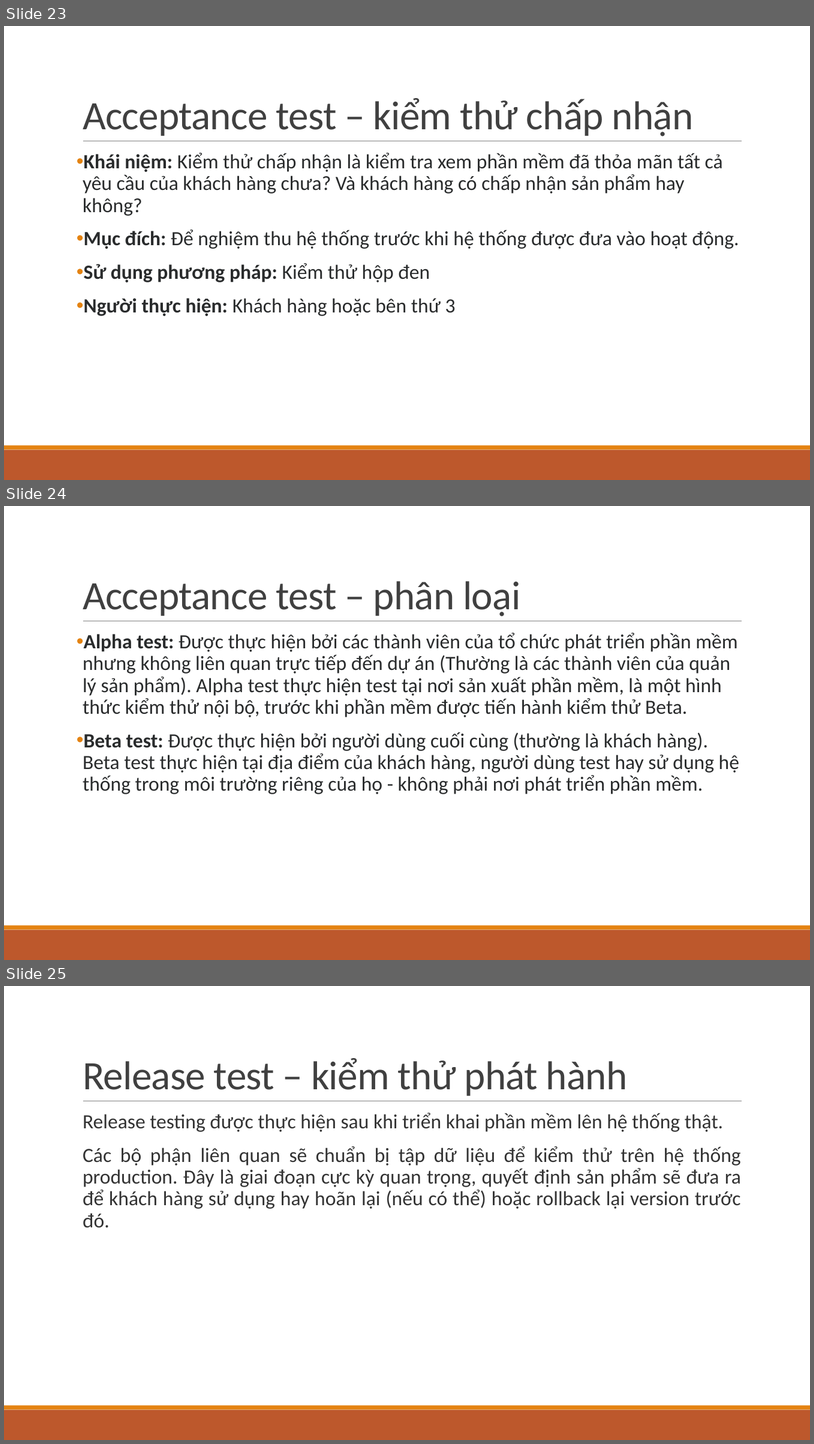
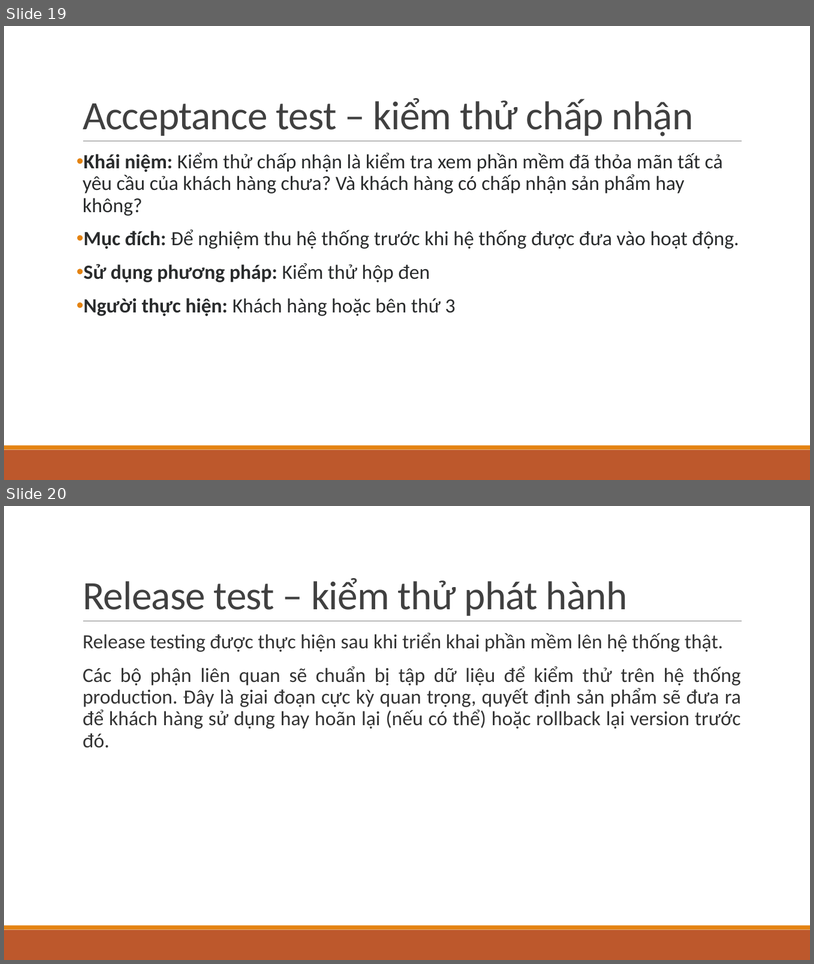
Before and after one commit to LongPML/CS112.L21.KHCL, a slide deck: Project_Unit_Test/Program_Testing.pptx. Shown one above the other, each under a label of ours: slides 23, 24 and 25 before the commit, slides 19 and 20 after it. The pictures are 814x1444 and 814x964 pixels, drawn with LibreOffice and Linux fonts; fonts in the diff are those of the drawing. Boxes give left, top, right and bottom in pixels: in the first picture for what was removed or moved away, otherwise in the second. Text is boxed around its words. In the diff, an @@ line names an element or a change of style, - is before the commit and + after.

```diff
--- a/Project_Unit_Test/Program_Testing.pptx
+++ b/Project_Unit_Test/Program_Testing.pptx
@@ slide 24 removed at box(4, 506, 810, 960), background #FFFFFF; not listed: 3 template elements that a slide beside it also shows @@
@@ title removed at box(83, 581, 521, 616) @@
-Acceptance test – phân loại
@@ text removed at box(83, 633, 740, 794) @@
-• Alpha test: Được thực hiện bởi các thành viên của tổ chức phát triển phần mềm nhưng không liên quan trực tiếp đến dự án (Thường là các thành viên của quản lý sản phẩm). Alpha test thực hiện test tại nơi sản xuất phần mềm, là một hình thức kiểm thử nội bộ, trước khi phần mềm được tiến hành kiểm thử Beta.
-• Beta test: Được thực hiện bởi người dùng cuối cùng (thường là khách hàng). Beta test thực hiện tại địa điểm của khách hàng, người dùng test hay sử dụng hệ thống trong môi trường riêng của họ - không phải nơi phát triển phần mềm.
@@ what was slide 23 is now slide 19 @@
@@ what was slide 25 is now slide 20 @@
```
Also in this commit, not shown: 2 slides changed, 1 slide added, 4 other slides removed, 3 other files.
